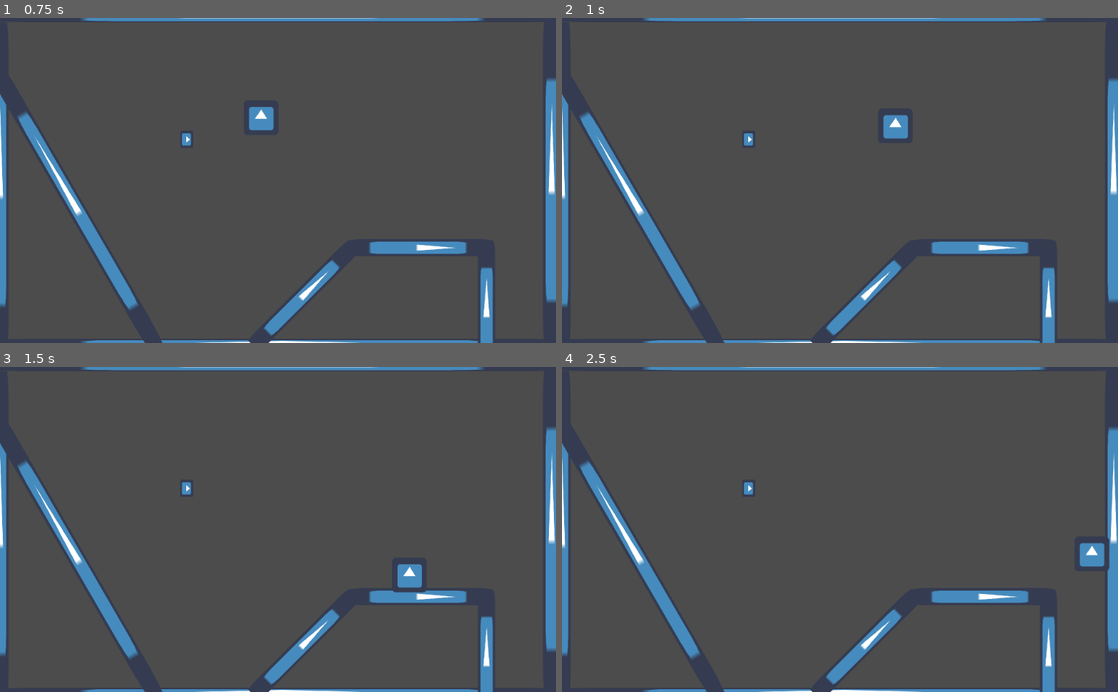
Above: before the commit, frames 1-4 (two rows, left to right).
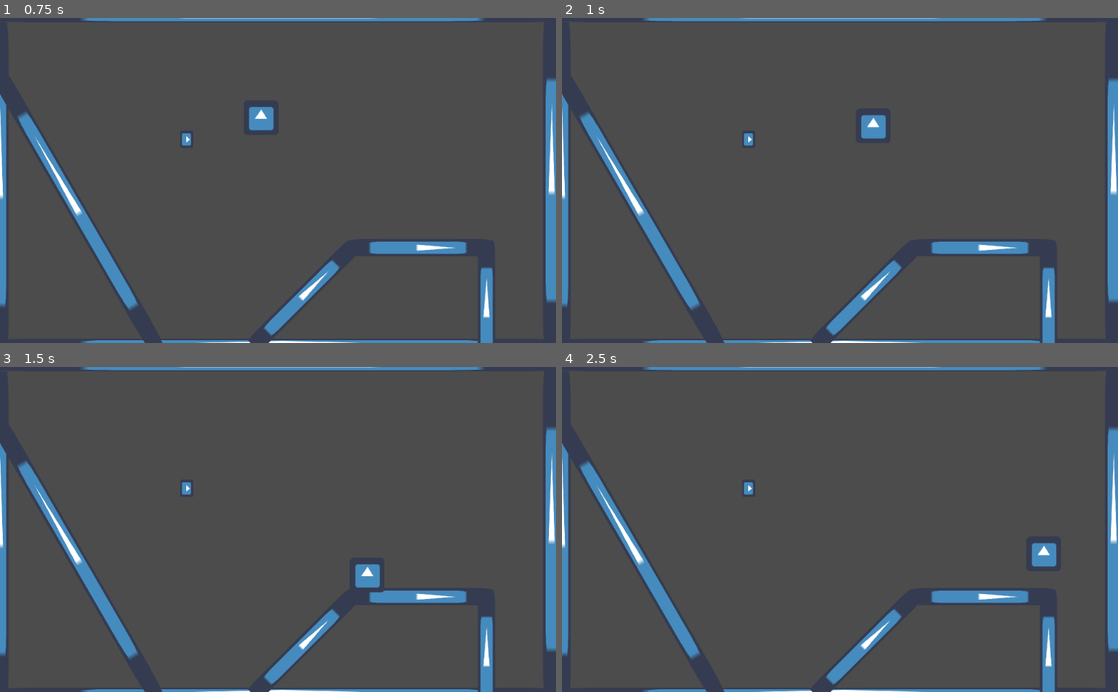
Above: after the commit, the same moments.

Repository: Praqma/GodotDevOps
Game: Godot game, scene res://Main.tscn
Two runs of this game, one before a commit and one after it. Both use one fixed random seed, a clock stepped at 60 frames per second and the inputs below. The engine's default icon, where the game draws it, is replaced by a stand-in: a white triangle on a blue panel in a dark square.
Inputs (mouse positions are in pixels of both pictures, inside the frame that each line leads up to):
- Up to frame 1 (0.75 s): tap Enter at 0.5 s; move the mouse to (400, 164) at 0.52 s; hold D (move_right) from 0.53 s (still down); tap Shift (dash) at 0.6 s; click (400, 164) at 0.67 s
- Up to frame 2 (1 s): keep holding D (move_right); tap Space (jump) at 0.77 s
- Up to frame 3 (1.5 s): release D (move_right) at 1.25 s; drag from (166, 545) to (250, 594) at 1.27 s
- Up to frame 4 (2.5 s): tap Space (jump) at 2 s; move the mouse to (895, 458) at 2.02 s; hold D (move_right) from 2.03 s (still down); tap Shift (dash) at 2.1 s

Frame 1 is identical in both runs. In frame 2, 0.6% of the frame differs, in the area x 53-63%, y 29-38%; in frame 3, 0.7%; in frame 4, 0.7%, in the area x 84-99%, y 52-63%.

Commit message:
Fix calculate velocity, dash timer, exit velocity and continuous dashing
Fixes #25

Calculate velocity is not called while dashing
The dash timer only runs once per call
Velocity is reset at the end of the dash
You can no longer dash again while still dashing

Diff:
--- a/Player.tscn
+++ b/Player.tscn
@@ -16,3 +16,4 @@
 shape = SubResource( 1 )
 
 [node name="dash_timer" type="Timer" parent="."]
+one_shot = true
--- a/PlayerController.gd
+++ b/PlayerController.gd
@@ -47,6 +47,7 @@
 	return jumpForce
 
 func dash_timer_timeout():
+	velocity = Vector2.ZERO
 	isDashing = false
 
 func _ready():
@@ -60,20 +61,21 @@
 func _process(delta):
 	moveInput.x = Input.get_action_strength("move_right") - Input.get_action_strength("move_left")
 	moveInput.y =  Input.get_action_strength("move_down") - Input.get_action_strength("move_up")
-	moveInput.normalized()
+
 	if moveInput.x != 0:
 		facingDir = moveInput
 		facingDir.y = 0
-		facingDir.normalized()
+		facingDir = facingDir.normalized()
 
 	if Input.is_action_just_pressed("jump") and ((snap and is_on_floor()) or jumpCount > 0):
 		jump()
-	if Input.is_action_just_pressed("dash") and dashCount > 0:
+	if Input.is_action_just_pressed("dash") and dashCount > 0 and not isDashing:
 		$dash_timer.start(dashLength)
 		dash()
 
 func _physics_process(delta):
-	calculate_velocity(delta)
+	if not isDashing :
+		calculate_velocity(delta)
 
 #	if is_on_floor() or is_on_wall() or is_on_ceiling():
 #		isDashing = false
@@ -118,6 +120,7 @@
 	snap = true
 	jumpCount = maxJumpCount
 	dashCount = maxDashCount
+	isDashing = false
 
 func calculate_velocity(delta : float):
 	if is_on_floor():
